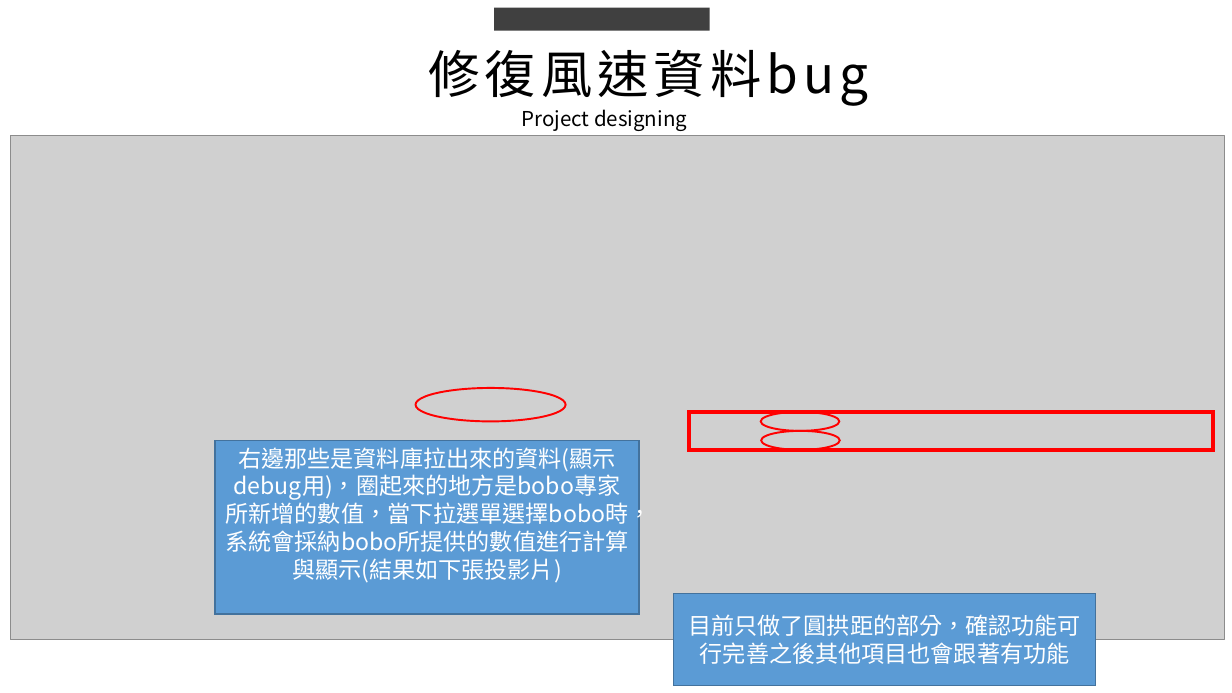
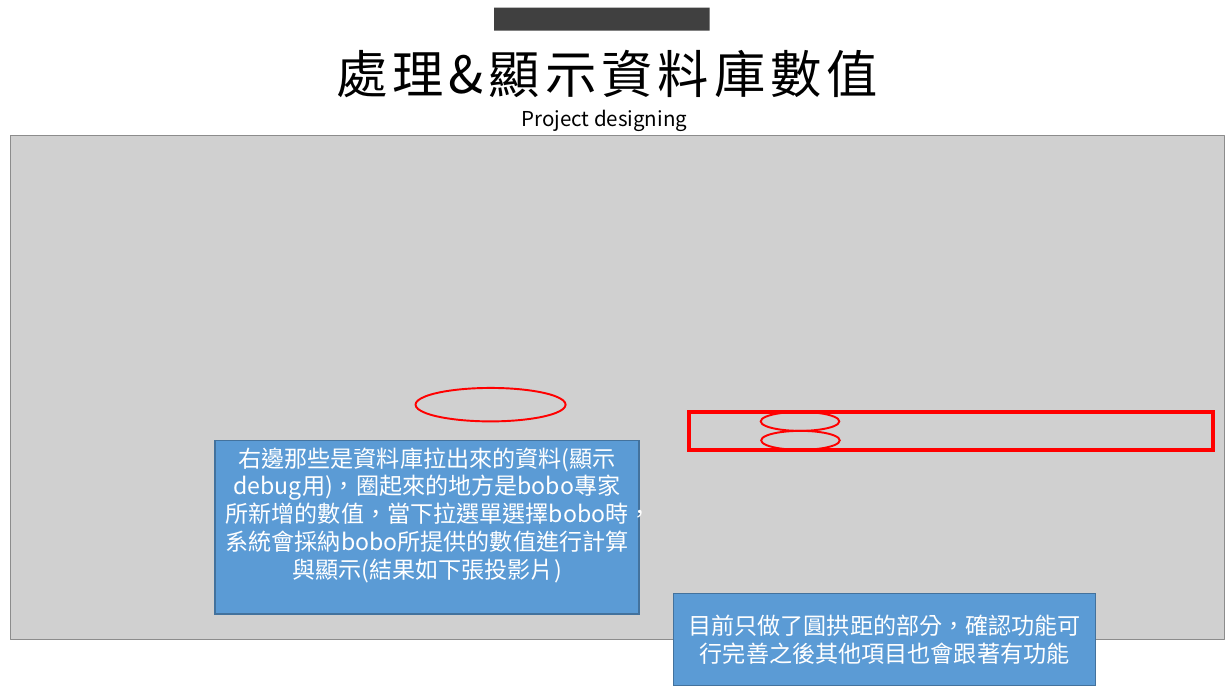
Before and after one commit to king637324/KnowledgeGreenhouseSystem, a slide deck: slide 3 of 工作日報_葉柏漢/2021.10/2021.10.09(假日加班)工作日報_葉柏漢.pptx. Drawn at 1232x693 pixels with LibreOffice and Linux fonts; fonts in the diff are those of the drawing; grey boxes stand for pictures. Boxes give left, top, right and bottom in pixels: in the first picture for what was removed or moved away, otherwise in the second. Text is boxed around its words. In the diff, an @@ line names an element or a change of style, - is before the commit and + after.

```diff
--- a/工作日報_葉柏漢/2021.10/2021.10.09(假日加班)工作日報_葉柏漢.pptx
+++ b/工作日報_葉柏漢/2021.10/2021.10.09(假日加班)工作日報_葉柏漢.pptx
@@ text at [336, 50, 878, 97]: text changed @@
-修復風速資料bug
+處理&顯示資料庫數值
```
Also in this commit, not shown: 1 other slide changed.
